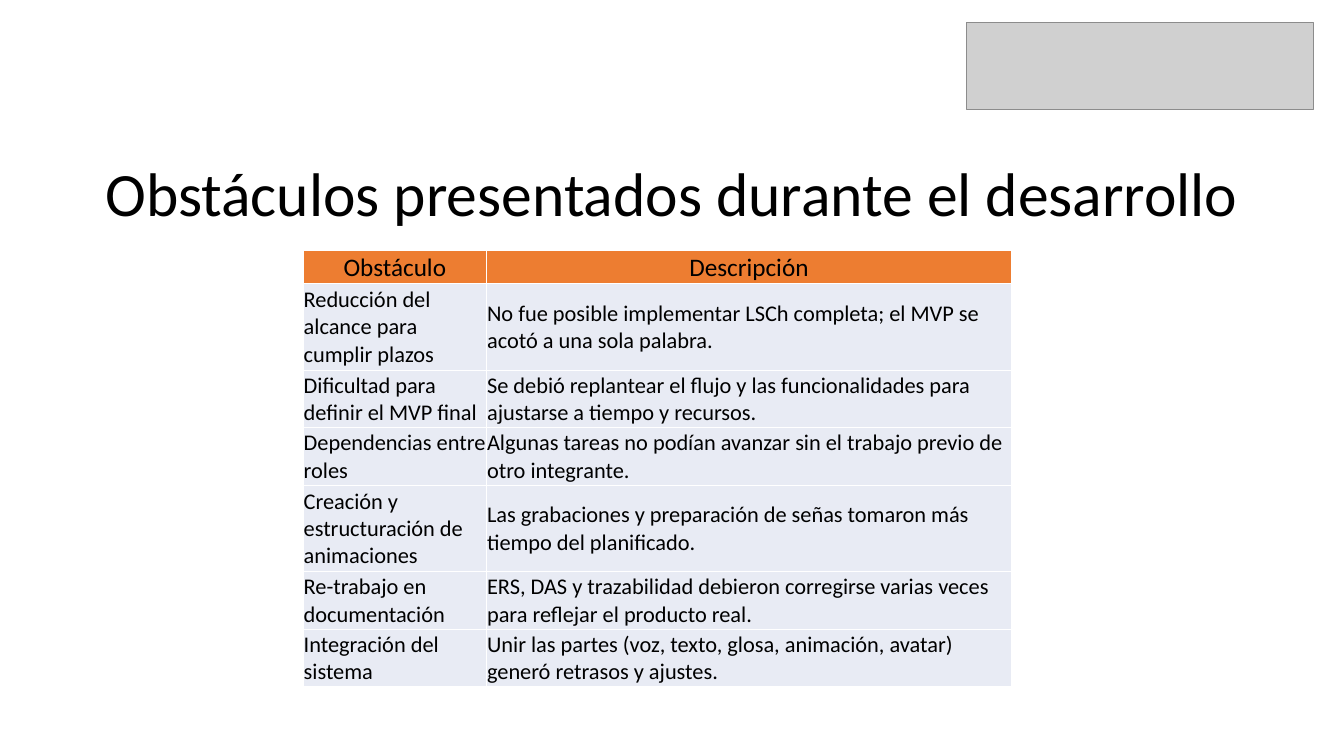
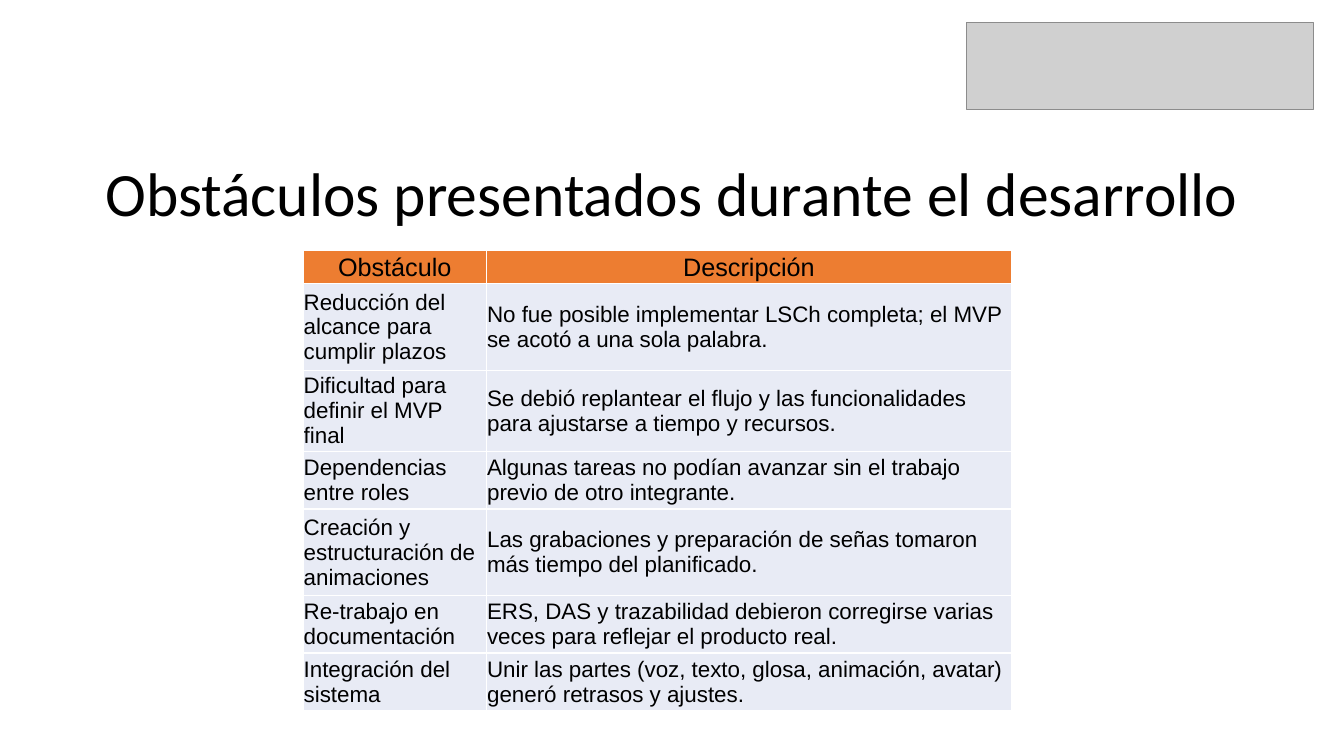
Before and after one commit to eypino/CatchAI, a slide deck: slide 14 of Fase 3/Evidencias Grupales/Presentación Final del proyecto (Español).pptx. Drawn at 1344x756 pixels with LibreOffice and Linux fonts; fonts in the diff are those of the drawing; grey boxes stand for pictures. Boxes give left, top, right and bottom in pixels: in the first picture for what was removed or moved away, otherwise in the second. Text is boxed around its words. In the diff, an @@ line names an element or a change of style, - is before the commit and + after.

```diff
--- a/Fase 3/Evidencias Grupales/Presentación Final del proyecto (Español).pptx
+++ b/Fase 3/Evidencias Grupales/Presentación Final del proyecto (Español).pptx
@@ table at [303, 251, 1012, 711] @@
@@ fill #E9EBF5 to #E8EBF5 in 12 cells @@
@@ font Calibri to Arial @@
```
Also in this commit, not shown: 11 other slides changed.
